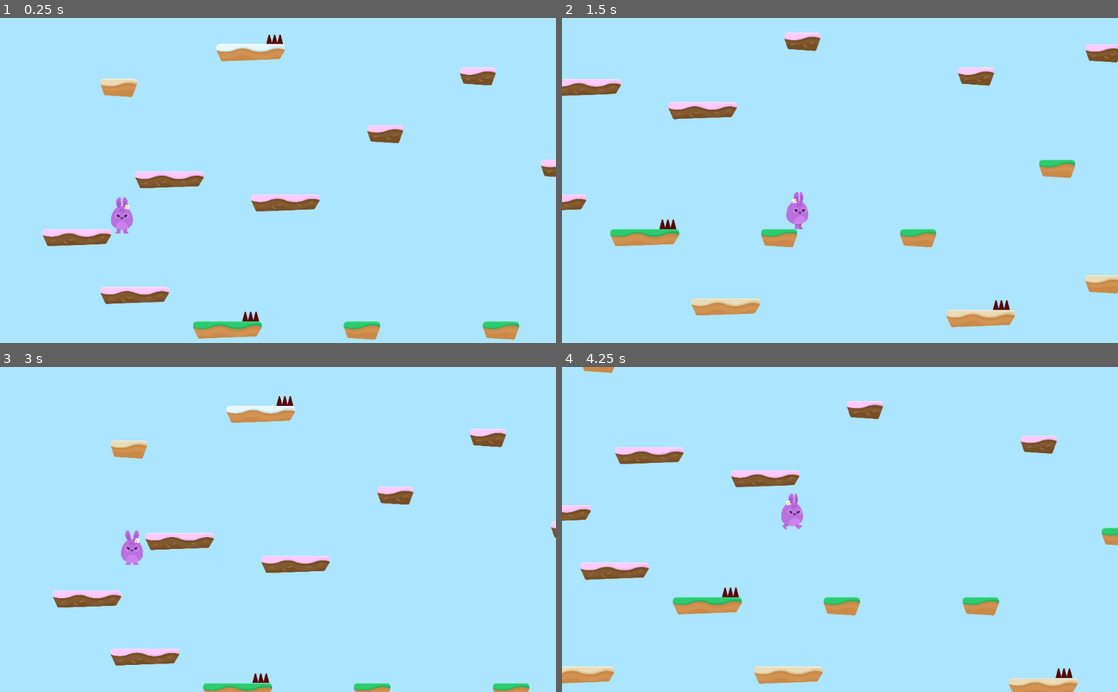
Above: before the commit, frames 1-4 (two rows, left to right).
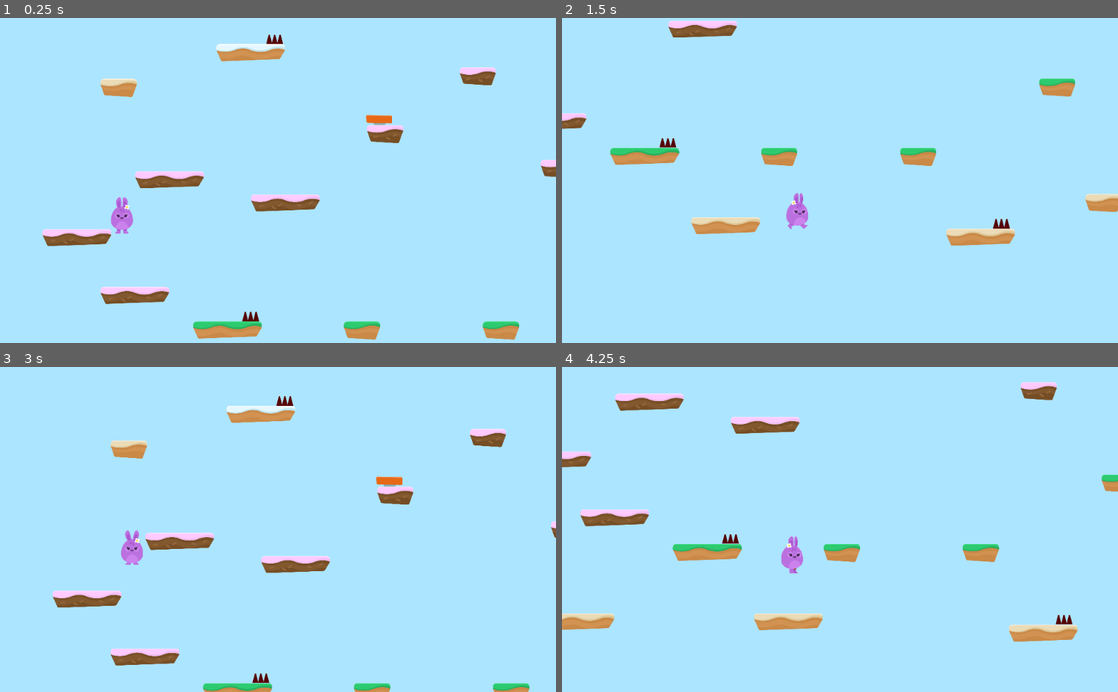
Above: after the commit, the same moments.

Repository: Eyeofthetgr/HoppyDays
Game: Godot game, scene res://Levels/Level1.tscn
Same seed, same stepped clock (60 frames per second), same inputs: the game is played once before the commit and once after it.
Inputs (mouse positions are in pixels of both pictures, inside the frame that each line leads up to):
- Up to frame 1 (0.25 s): no input
- Up to frame 2 (1.5 s): hold D (right) from 0.53 s (still down); tap W (jump) at 0.77 s
- Up to frame 3 (3 s): tap W (jump) at 1.52 s; release D (right) at 2.03 s; hold A (left) 2.03-2.75 s; click (183, 575) at 2.75 s
- Up to frame 4 (4.25 s): hold D (right) from 3.53 s (still down); tap W (jump) at 3.77 s

The runs differ from the first frame. In frame 1, 0.1% of the frame differs, in the area x 65-71%, y 29-34%; in frame 2, 9.6%; in frame 3, 0.1%; in frame 4, 12%, in the area x 0-100%, y 0-100%.

Commit message:
Adding Gamestate.gd, correcting a bug with number of lives

Diff:
--- a/Hazards/Hazards.gd
+++ b/Hazards/Hazards.gd
@@ -4,4 +4,4 @@
 
 func _on_SpikeTop_body_entered(body):
 	if body.has_method("hurt"):
-		body.hurt()
+		get_tree().call_group("Gamestate", "hurt")
--- /dev/null
+++ b/Items/JumpPad.gd
@@ -0,0 +1,8 @@
+extends Area2D
+
+
+
+func _on_JumpPad_body_entered(body):
+	if body.has_method("boost"):
+		$AnimationPlayer.play("boost")
+		body.boost()
--- /dev/null
+++ b/Items/JumpPad.tscn
@@ -0,0 +1,56 @@
+[gd_scene load_steps=8 format=2]
+
+[ext_resource path="res://Items/JumpPad.gd" type="Script" id=1]
+[ext_resource path="res://GFX/Items/spring.png" type="Texture" id=2]
+[ext_resource path="res://GFX/Items/spring_in.png" type="Texture" id=3]
+[ext_resource path="res://GFX/Items/spring_out.png" type="Texture" id=4]
+
+[sub_resource type="SpriteFrames" id=1]
+animations = [ {
+"frames": [ ExtResource( 2 ), ExtResource( 3 ) ],
+"loop": true,
+"name": "default",
+"speed": 1.5
+}, {
+"frames": [ ExtResource( 3 ), ExtResource( 4 ) ],
+"loop": false,
+"name": "boost",
+"speed": 2.5
+} ]
+
+[sub_resource type="RectangleShape2D" id=2]
+extents = Vector2( 72.6069, 38.704 )
+
+[sub_resource type="Animation" id=3]
+resource_name = "boost"
+length = 2.0
+tracks/0/type = "value"
+tracks/0/path = NodePath("AnimatedSprite:animation")
+tracks/0/interp = 1
+tracks/0/loop_wrap = true
+tracks/0/imported = false
+tracks/0/enabled = true
+tracks/0/keys = {
+"times": PoolRealArray( 0, 1.5, 1.501, 1.502, 2 ),
+"transitions": PoolRealArray( 1, 1, 1, 1, 1 ),
+"update": 1,
+"values": [ "boost", "boost", "boost", "boost", "default" ]
+}
+
+[node name="JumpPad" type="Area2D"]
+collision_layer = 8
+script = ExtResource( 1 )
+
+[node name="AnimatedSprite" type="AnimatedSprite" parent="."]
+frames = SubResource( 1 )
+frame = 1
+playing = true
+
+[node name="CollisionShape2D" type="CollisionShape2D" parent="."]
+visible = false
+position = Vector2( 0.687256, 0.687263 )
+shape = SubResource( 2 )
+
+[node name="AnimationPlayer" type="AnimationPlayer" parent="."]
+anims/boost = SubResource( 3 )
+[connection signal="body_entered" from="." to="." method="_on_JumpPad_body_entered"]
--- /dev/null
+++ b/Levels/GameState.gd
@@ -0,0 +1,17 @@
+extends Node2D
+
+var lives = 3
+
+func _ready():
+	add_to_group("Gamestate")
+
+
+func hurt():
+	lives -= 1
+	$Player.hurt()
+	if lives < 0:
+		end_game()
+
+
+func end_game():
+	get_tree().change_scene("res://Levels/GameOver.tscn")
--- a/Levels/Level1.tscn
+++ b/Levels/Level1.tscn
@@ -1,59 +1,79 @@
-[gd_scene load_steps=5 format=2]
+[gd_scene load_steps=7 format=2]
 
-[ext_resource path="res://Player.tscn" type="PackedScene" id=1]
-[ext_resource path="res://Levels/Tileset.tres" type="TileSet" id=2]
-[ext_resource path="res://Hazards/SpikeTop.tscn" type="PackedScene" id=3]
-[ext_resource path="res://SFX/Summer_Park.ogg" type="AudioStream" id=4]
+[ext_resource path="res://Levels/GameState.gd" type="Script" id=1]
+[ext_resource path="res://Player.tscn" type="PackedScene" id=2]
+[ext_resource path="res://Levels/Tileset.tres" type="TileSet" id=3]
+[ext_resource path="res://Hazards/SpikeTop.tscn" type="PackedScene" id=4]
+[ext_resource path="res://Items/JumpPad.tscn" type="PackedScene" id=5]
+[ext_resource path="res://SFX/Summer_Park.ogg" type="AudioStream" id=6]
 
 [node name="Level1" type="Node2D"]
+script = ExtResource( 1 )
 
-[node name="Player" parent="." instance=ExtResource( 1 )]
+[node name="Player" parent="." instance=ExtResource( 2 )]
 position = Vector2( 438.319, 133.741 )
 collision_mask = 6
 
 [node name="TileMap" type="TileMap" parent="."]
 position = Vector2( 0, -1 )
-tile_set = ExtResource( 2 )
+tile_set = ExtResource( 3 )
 format = 1
 tile_data = PoolIntArray( -1113789, 5, 0, -1048407, 7, 0, -917203, 5, 0, -786272, 7, 0, -786248, 7, 0, -720564, 5, 0, - …(777 unchanged characters)…
 
 [node name="Hazards" type="Node" parent="."]
 editor/display_folded = true
 
-[node name="SpikeTop" parent="Hazards" instance=ExtResource( 3 )]
+[node name="SpikeTop" parent="Hazards" instance=ExtResource( 4 )]
 position = Vector2( 1150.19, 995.423 )
 
-[node name="SpikeTop2" parent="Hazards" instance=ExtResource( 3 )]
+[node name="SpikeTop2" parent="Hazards" instance=ExtResource( 4 )]
 position = Vector2( 2993.05, 1442.95 )
 
-[node name="SpikeTop3" parent="Hazards" instance=ExtResource( 3 )]
+[node name="SpikeTop3" parent="Hazards" instance=ExtResource( 4 )]
 position = Vector2( 1282.73, -539.89 )
 
-[node name="SpikeTop4" parent="Hazards" instance=ExtResource( 3 )]
+[node name="SpikeTop4" parent="Hazards" instance=ExtResource( 4 )]
 position = Vector2( 3897.67, -475.666 )
 
-[node name="SpikeTop5" parent="Hazards" instance=ExtResource( 3 )]
+[node name="SpikeTop5" parent="Hazards" instance=ExtResource( 4 )]
 position = Vector2( 4852.32, 678.738 )
 
-[node name="SpikeTop6" parent="Hazards" instance=ExtResource( 3 )]
+[node name="SpikeTop6" parent="Hazards" instance=ExtResource( 4 )]
 position = Vector2( 6392.99, 1380.26 )
 
-[node name="SpikeTop7" parent="Hazards" instance=ExtResource( 3 )]
+[node name="SpikeTop7" parent="Hazards" instance=ExtResource( 4 )]
 position = Vector2( 8237.7, 1573.65 )
 
-[node name="SpikeTop8" parent="Hazards" instance=ExtResource( 3 )]
+[node name="SpikeTop8" parent="Hazards" instance=ExtResource( 4 )]
 position = Vector2( 9465.8, -347.757 )
 
-[node name="SpikeTop9" parent="Hazards" instance=ExtResource( 3 )]
+[node name="SpikeTop9" parent="Hazards" instance=ExtResource( 4 )]
 position = Vector2( 13812.1, 356.197 )
 
-[node name="SpikeTop10" parent="Hazards" instance=ExtResource( 3 )]
+[node name="SpikeTop10" parent="Hazards" instance=ExtResource( 4 )]
 position = Vector2( 17848, 870.3 )
 
-[node name="SpikeTop11" parent="Hazards" instance=ExtResource( 3 )]
+[node name="SpikeTop11" parent="Hazards" instance=ExtResource( 4 )]
 position = Vector2( 20168.6, 484.568 )
 
+[node name="JumpPads" type="Node" parent="."]
+
+[node name="JumpPad" parent="JumpPads" instance=ExtResource( 5 )]
+position = Vector2( 1859.88, -92.4513 )
+
+[node name="JumpPad2" parent="JumpPads" instance=ExtResource( 5 )]
+position = Vector2( 4400.19, 224.796 )
+
+[node name="JumpPad3" parent="JumpPads" instance=ExtResource( 5 )]
+position = Vector2( 7500.92, 353.778 )
+
+[node name="JumpPad4" parent="JumpPads" instance=ExtResource( 5 )]
+position = Vector2( 12436.1, 99.7596 )
+
+[node name="JumpPad5" parent="JumpPads" instance=ExtResource( 5 )]
+position = Vector2( 16336.4, 992.219 )
+
 [node name="BGMusic" type="AudioStreamPlayer" parent="."]
-stream = ExtResource( 4 )
+stream = ExtResource( 6 )
 volume_db = -15.0
 autoplay = true
--- a/Player.gd
+++ b/Player.gd
@@ -7,8 +7,8 @@
 const UP = Vector2(0,-1)
 const JUMP_SPEED = 3500
 const WORLD_LIMIT = 4000
+const BOOST_MULTIPLIER = 1.5
 
-var lives = 3
 
 signal animate
 
@@ -22,7 +22,7 @@
 
 func apply_gravity():
 	if position.y > WORLD_LIMIT:
-		end_game()
+		get_tree().call_group("Gamestate", "end_game")
 	if is_on_floor():
 		motion.y = 0
 	elif is_on_ceiling():
@@ -50,15 +50,14 @@
 	emit_signal("animate", motion)
 
 
-func end_game():
-	get_tree().change_scene("res://Levels/GameOver.tscn")
-
-
 func hurt():
 	position.y -= 1
 	yield(get_tree(), "idle_frame")
 	motion.y -= JUMP_SPEED
-	lives -= 1
 	$PainSoundEff.play()
-	if lives < 0:
-		end_game()
+
+
+func boost():
+	position.y -= 1
+	yield(get_tree(), "idle_frame")
+	motion.y -= JUMP_SPEED * BOOST_MULTIPLIER
--- a/Player.tscn
+++ b/Player.tscn
@@ -15,6 +15,7 @@
 
 [node name="Player" type="KinematicBody2D"]
 position = Vector2( 479.495, 271.229 )
+collision_mask = 14
 script = ExtResource( 1 )
 __meta__ = {
 "_edit_group_": true
@@ -26,6 +27,7 @@
 shape = SubResource( 1 )
 
 [node name="PlayerAnimation" parent="." instance=ExtResource( 2 )]
+frame = 1
 
 [node name="Camera2D" type="Camera2D" parent="."]
 position = Vector2( 500, 0 )
--- a/project.godot
+++ b/project.godot
@@ -43,6 +43,7 @@
 2d_physics/layer_1="Player"
 2d_physics/layer_2="Terrain"
 2d_physics/layer_3="Hazards"
+2d_physics/layer_4="Items"
 
 [rendering]
 
